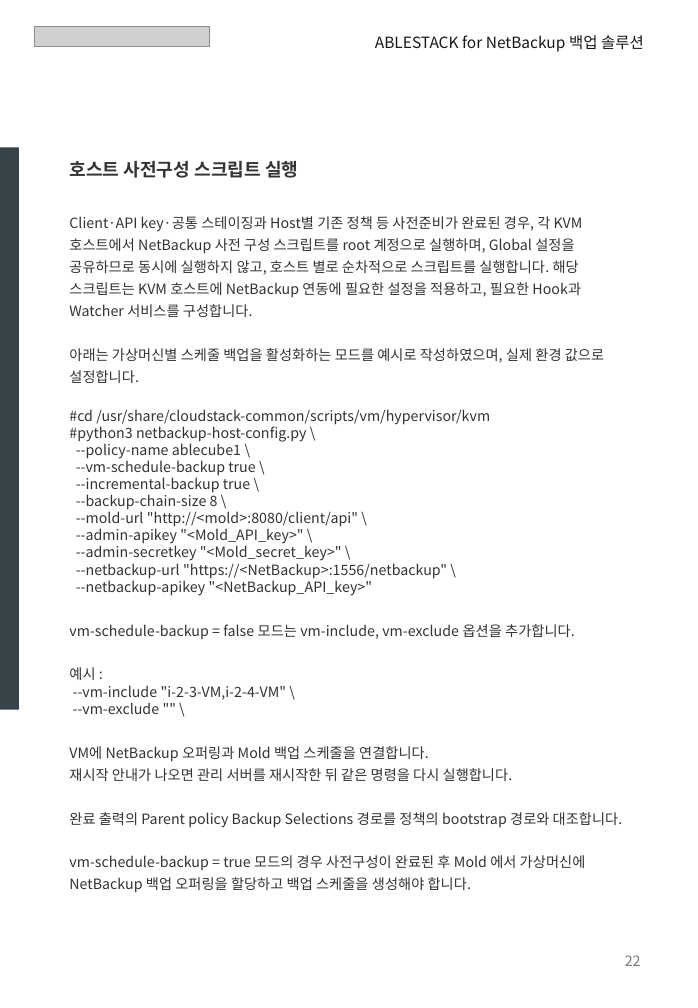
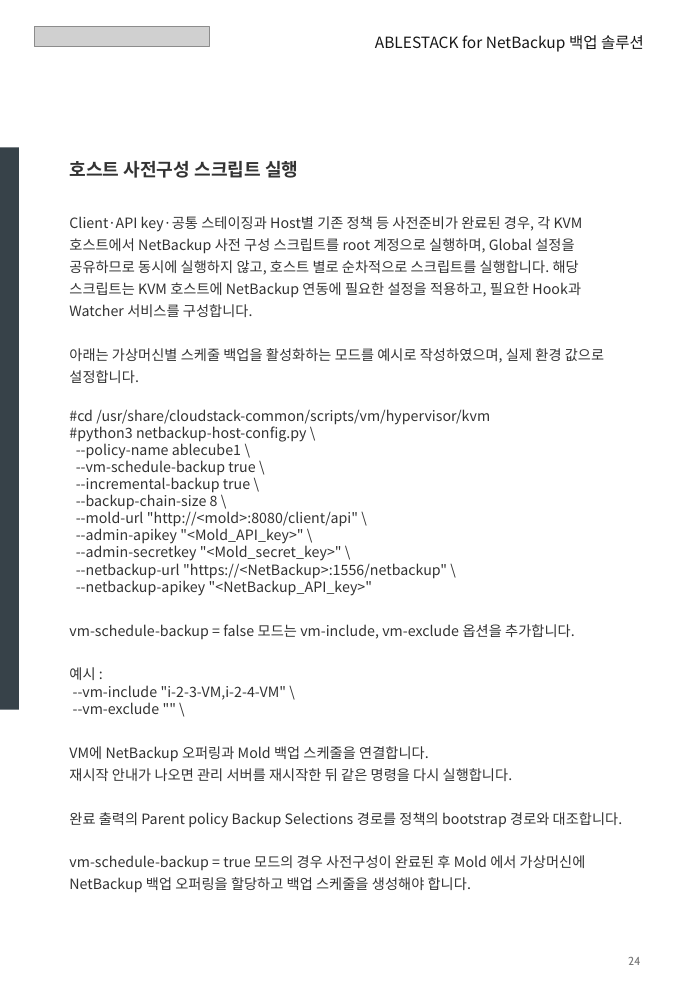
Before and after one commit to Dajeong-Park/ablestack-cloud, a slide deck: slide 24 of outputs/ABLESTACK_NetBackup_Europa_Update_Reviewed.pptx. Drawn at 698x1008 pixels with LibreOffice and Linux fonts; fonts in the diff are those of the drawing; grey boxes stand for pictures. Boxes give left, top, right and bottom in pixels: in the first picture for what was removed or moved away, otherwise in the second. Text is boxed around its words. In the diff, an @@ line names an element or a change of style, - is before the commit and + after.

```diff
--- a/outputs/ABLESTACK_NetBackup_Europa_Update_Reviewed.pptx
+++ b/outputs/ABLESTACK_NetBackup_Europa_Update_Reviewed.pptx
@@ text at (628, 957, 641, 965): text changed; size 11 to 9 pt; font Noto Sans CJK KR to Cabin @@
-22
+24
```
Also in this commit, not shown: 32 other slides changed, 48 other files.
